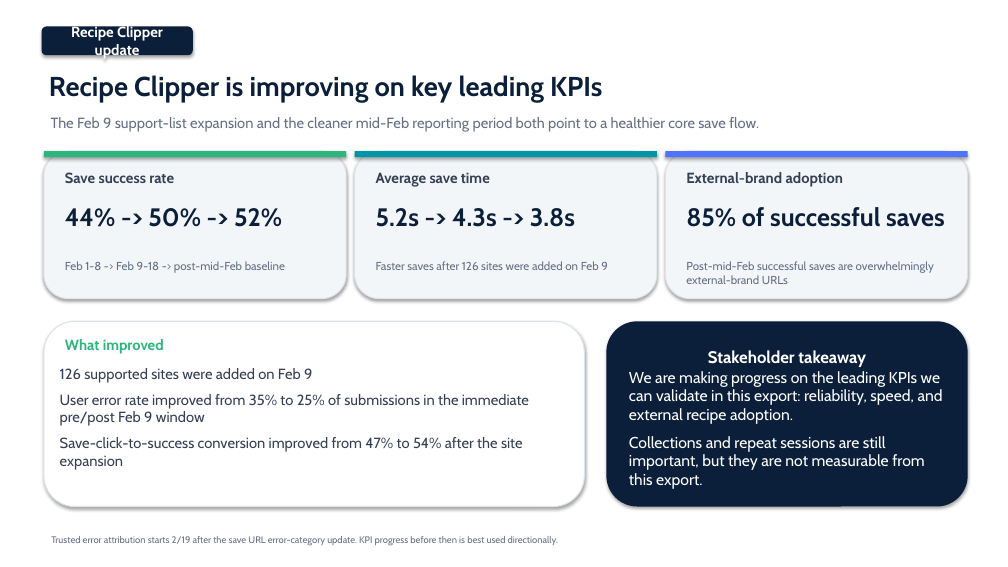
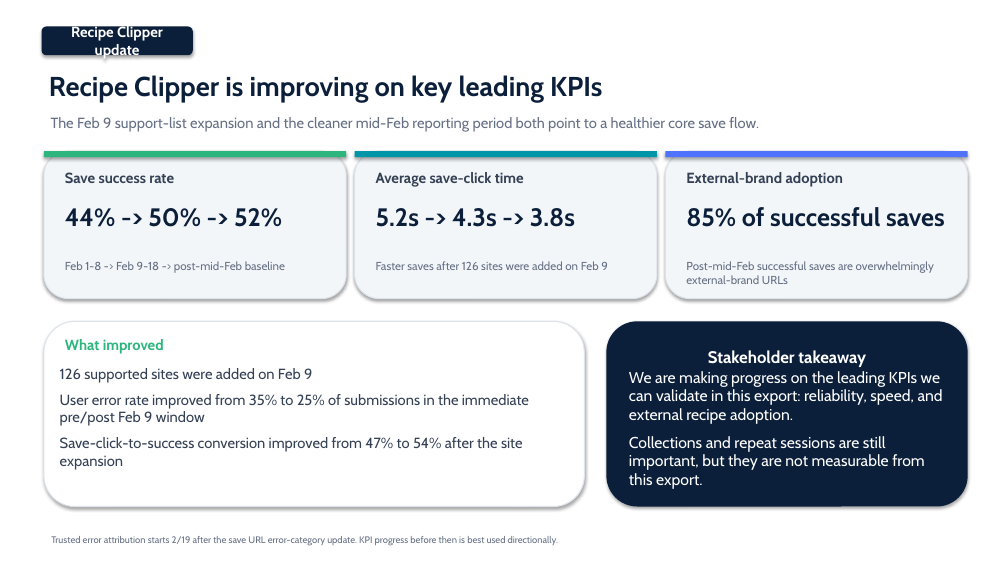
Before and after one commit to ChantelleJ-pm/socialprd, a slide deck: slide 1 of Recipe_Clipper_Stakeholder_Update.pptx. Drawn at 1008x567 pixels with LibreOffice and Linux fonts; fonts in the diff are those of the drawing. Boxes give left, top, right and bottom in pixels: in the first picture for what was removed or moved away, otherwise in the second. Text is boxed around its words. In the diff, an @@ line names an element or a change of style, - is before the commit and + after.

```diff
--- a/Recipe_Clipper_Stakeholder_Update.pptx
+++ b/Recipe_Clipper_Stakeholder_Update.pptx
@@ text at [376, 172, 524, 187]: text changed @@
-Average save time
+Average save-click time
```
Also in this commit, not shown: 3 other files.
